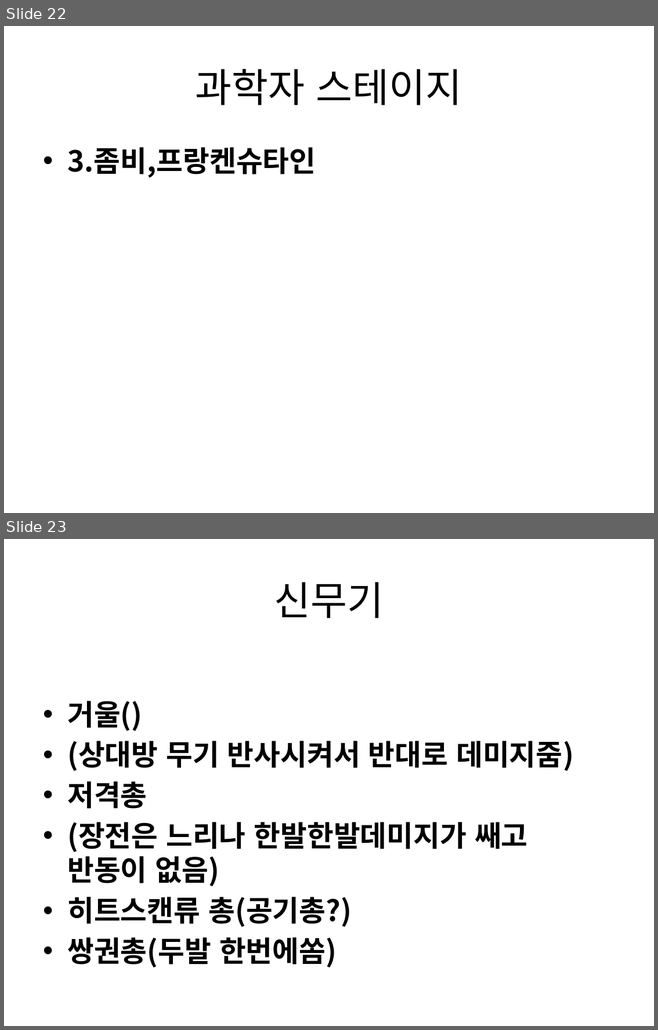
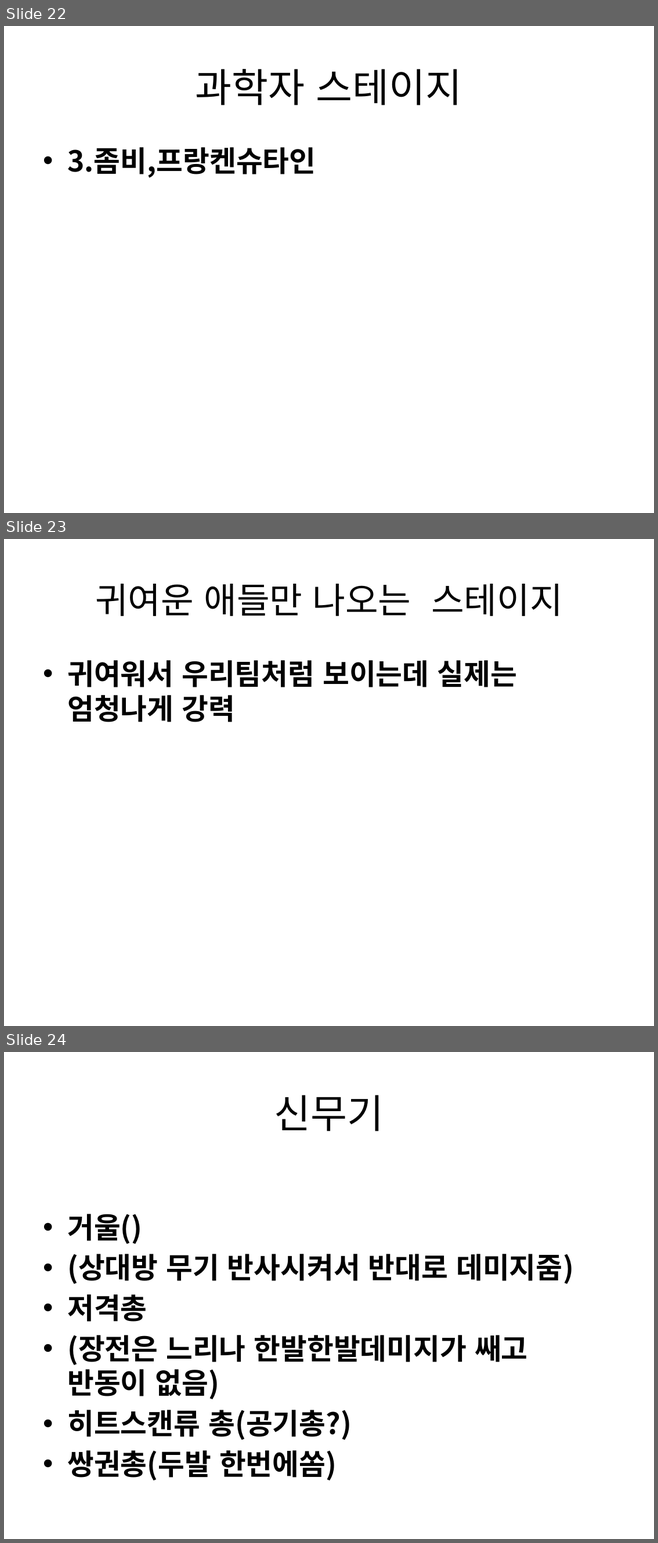
Before and after one commit to gkdlgndpdu/EscapeJail, a slide deck: EscapeJail/Assets/기획/스테이지1기획.pptx. Shown one above the other, each under a label of ours: slides 22 and 23 before the commit, slides 22, 23 and 24 after it. The pictures are 658x1030 and 658x1543 pixels, drawn with LibreOffice and Linux fonts; fonts in the diff are those of the drawing. Boxes give left, top, right and bottom in pixels: in the first picture for what was removed or moved away, otherwise in the second. Text is boxed around its words. In the diff, an @@ line names an element or a change of style, - is before the commit and + after.

```diff
--- a/EscapeJail/Assets/기획/스테이지1기획.pptx
+++ b/EscapeJail/Assets/기획/스테이지1기획.pptx
@@ slide 23 added at box(4, 539, 654, 1026), background #FFFFFF @@
@@ title added at box(95, 584, 563, 616), 39.6 pt, text #000000 @@
+귀여운 애들만 나오는 스테이지
@@ text added at box(67, 660, 516, 722), 32 pt, text #000000, bold @@
+• 귀여워서 우리팀처럼 보이는데 실제는 엄청나게 강력
@@ what was slide 23 is now slide 24 @@
```
Also in this commit, not shown: 27 other files.
